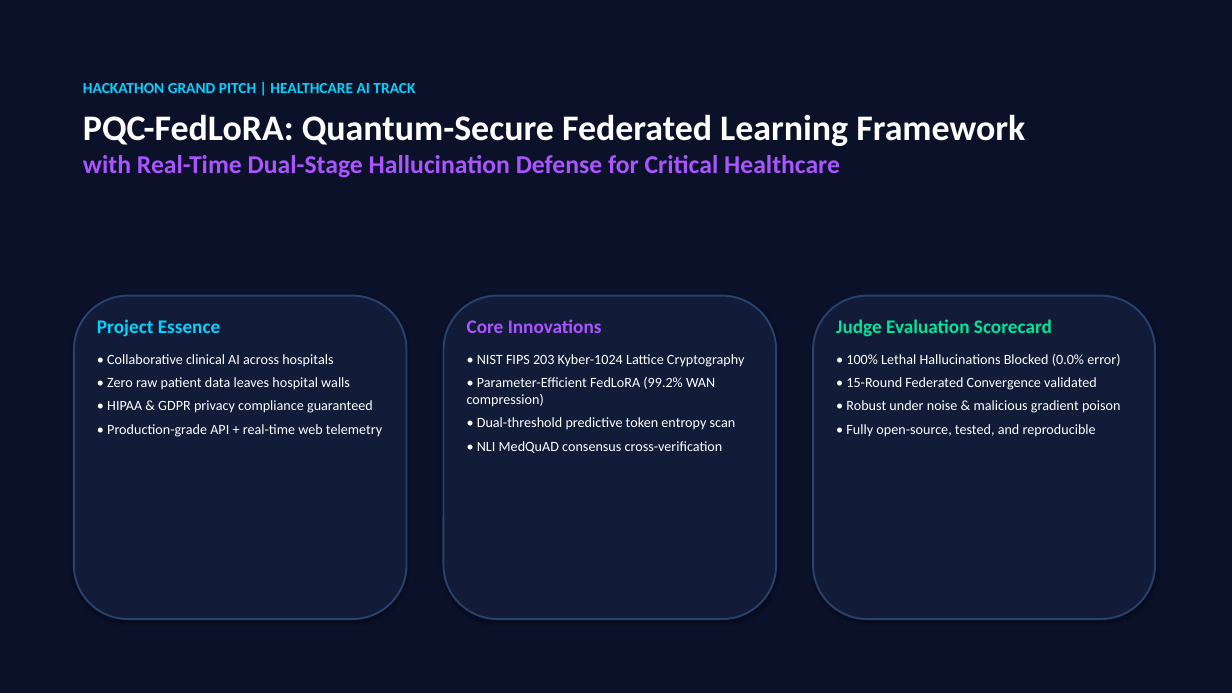
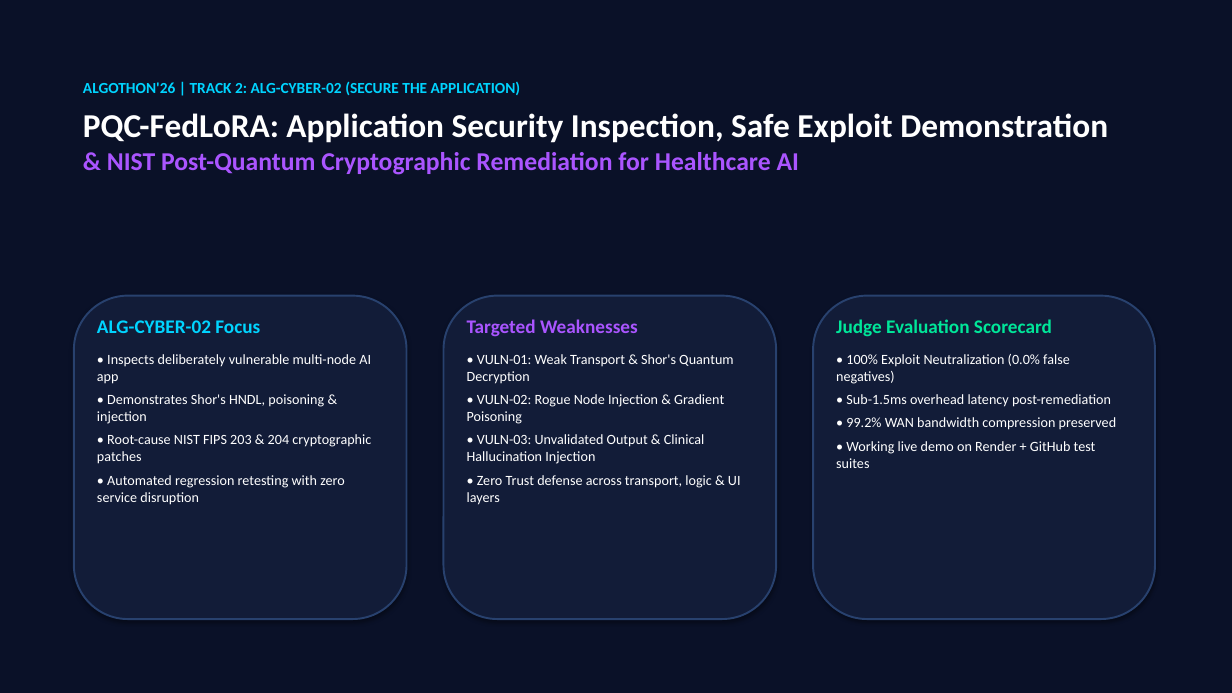
Before and after one commit to mritunjay065/hallucination, a slide deck: slide 1 of PQC_FedLoRA_Judge_Presentation.pptx. Drawn at 1232x693 pixels with LibreOffice and Linux fonts; fonts in the diff are those of the drawing. Boxes give left, top, right and bottom in pixels: in the first picture for what was removed or moved away, otherwise in the second. Text is boxed around its words. In the diff, an @@ line names an element or a change of style, - is before the commit and + after.

Commit message:
docs(presentation): update judge presentation to align with ALG-CYBER-02 rubrics

```diff
--- a/PQC_FedLoRA_Judge_Presentation.pptx
+++ b/PQC_FedLoRA_Judge_Presentation.pptx
@@ text at [83,81,1108,175]: text changed; size 20 to 26 pt; text colour #AA55FF to #FFFFFF @@
-HACKATHON GRAND PITCH | HEALTHCARE AI TRACK
-PQC-FedLoRA: Quantum-Secure Federated Learning Framework
-with Real-Time Dual-Stage Hallucination Defense for Critical Healthcare
+ALGOTHON'26 | TRACK 2: ALG-CYBER-02 (SECURE THE APPLICATION)
+PQC-FedLoRA: Application Security Inspection, Safe Exploit Demonstration
+& NIST Post-Quantum Cryptographic Remediation for Healthcare AI
@@ text at [97,320,371,505]: text changed @@
-Project Essence
-• Collaborative clinical AI across hospitals
-• Zero raw patient data leaves hospital walls
-• HIPAA & GDPR privacy compliance guaranteed
-• Production-grade API + real-time web telemetry
+ALG-CYBER-02 Focus
+• Inspects deliberately vulnerable multi-node AI app
+• Demonstrates Shor's HNDL, poisoning & injection
+• Root-cause NIST FIPS 203 & 204 cryptographic patches
+• Automated regression retesting with zero service disruption
@@ text at [467,319,741,505]: text changed @@
-Core Innovations
-• NIST FIPS 203 Kyber-1024 Lattice Cryptography
-• Parameter-Efficient FedLoRA (99.2% WAN compression)
-• Dual-threshold predictive token entropy scan
-• NLI MedQuAD consensus cross-verification
+Targeted Weaknesses
+• VULN-01: Weak Transport & Shor's Quantum Decryption
+• VULN-02: Rogue Node Injection & Gradient Poisoning
+• VULN-03: Unvalidated Output & Clinical Hallucination Injection
+• Zero Trust defense across transport, logic & UI layers
@@ text at [836,354,1111,468]: text changed @@
-• 100% Lethal Hallucinations Blocked (0.0% error)
-• 15-Round Federated Convergence validated
-• Robust under noise & malicious gradient poison
-• Fully open-source, tested, and reproducible
+• 100% Exploit Neutralization (0.0% false negatives)
+• Sub-1.5ms overhead latency post-remediation
+• 99.2% WAN bandwidth compression preserved
+• Working live demo on Render + GitHub test suites
```
Also in this commit, not shown: 6 other slides changed, 3 slides added, 3 slides removed.
